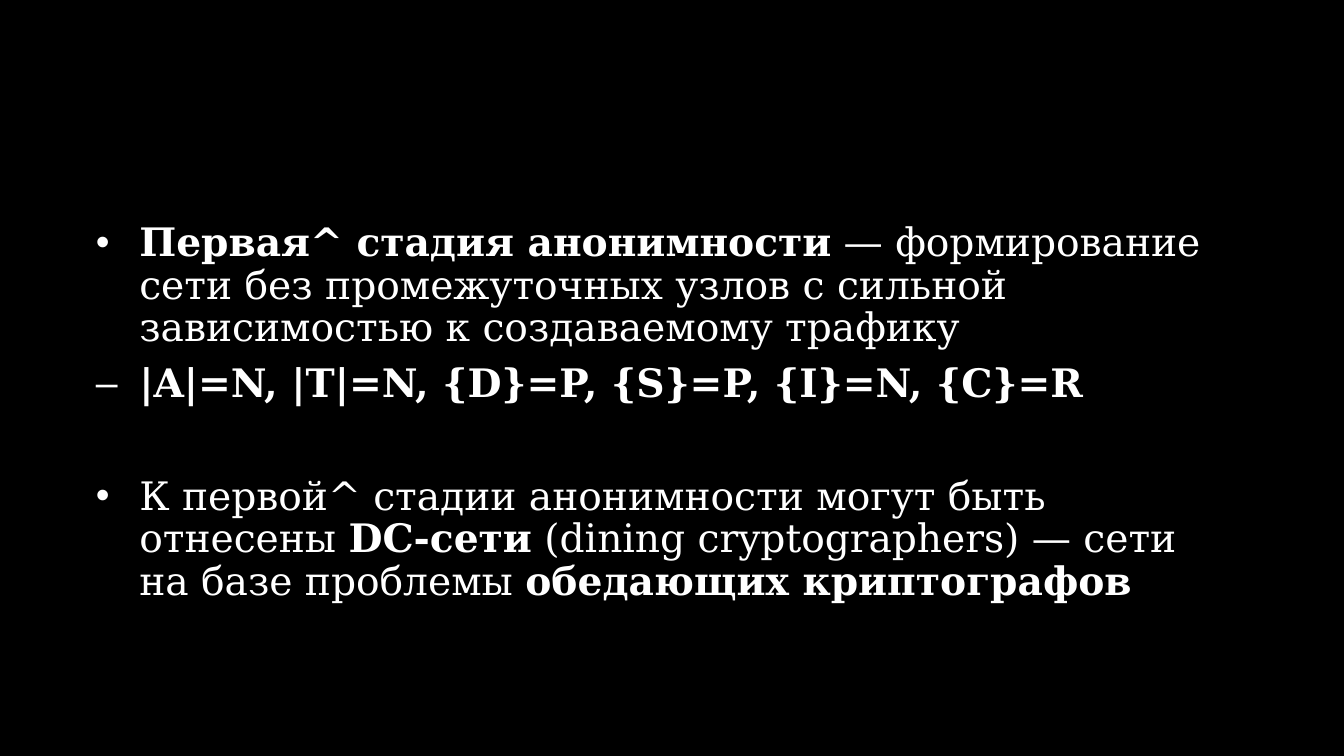
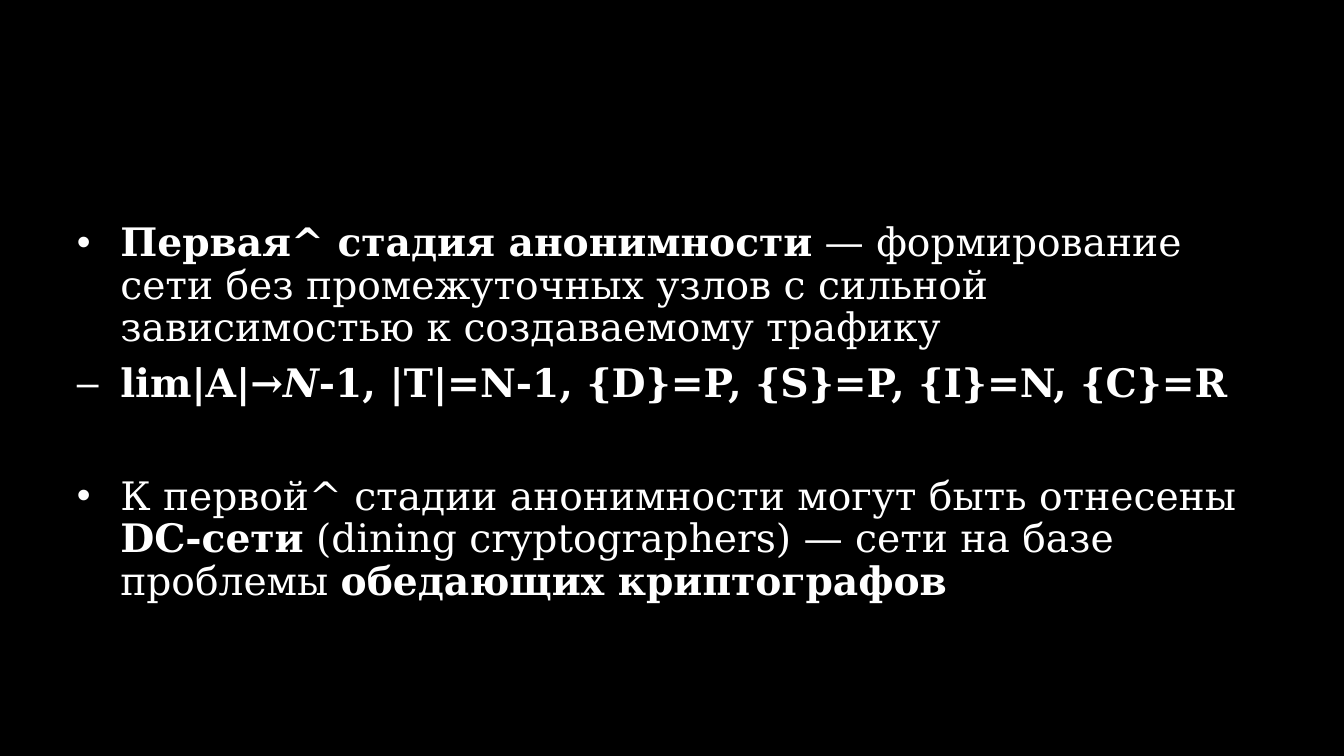
Before and after one commit to number571/go-peer, a slide deck: slide 31 of docs/grok_anonymity.pptx. Drawn at 1344x756 pixels with LibreOffice and Linux fonts; fonts in the diff are those of the drawing. Boxes give left, top, right and bottom in pixels: in the first picture for what was removed or moved away, otherwise in the second. Text is boxed around its words. In the diff, an @@ line names an element or a change of style, - is before the commit and + after.

```diff
--- a/docs/grok_anonymity.pptx
+++ b/docs/grok_anonymity.pptx
@@ text "Первая^ стадия анонимности — формирование ...": place and size @@
-text "Первая^ стадия анонимности — формирование ..." at (139, 226, 1200, 603)
+text "Первая^ стадия анонимности — формирование ..." at (120, 226, 1236, 603)
@@ text at (120, 367, 1227, 406): text changed @@
-– |A|=N, |T|=N, {D}=P, {S}=P, {I}=N, {C}=R
+– lim|A|→N-1, |T|=N-1, {D}=P, {S}=P, {I}=N, {C}=R
```
Also in this commit, not shown: 3 other slides changed, 6 other files.
